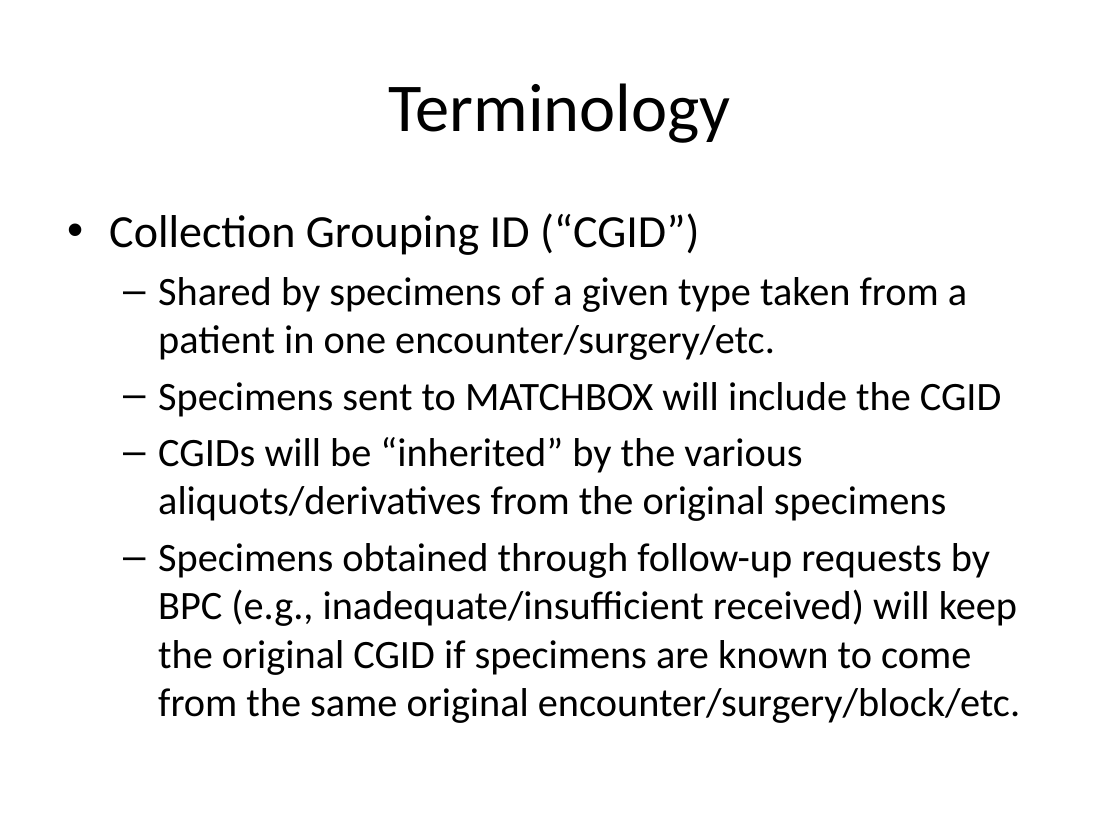
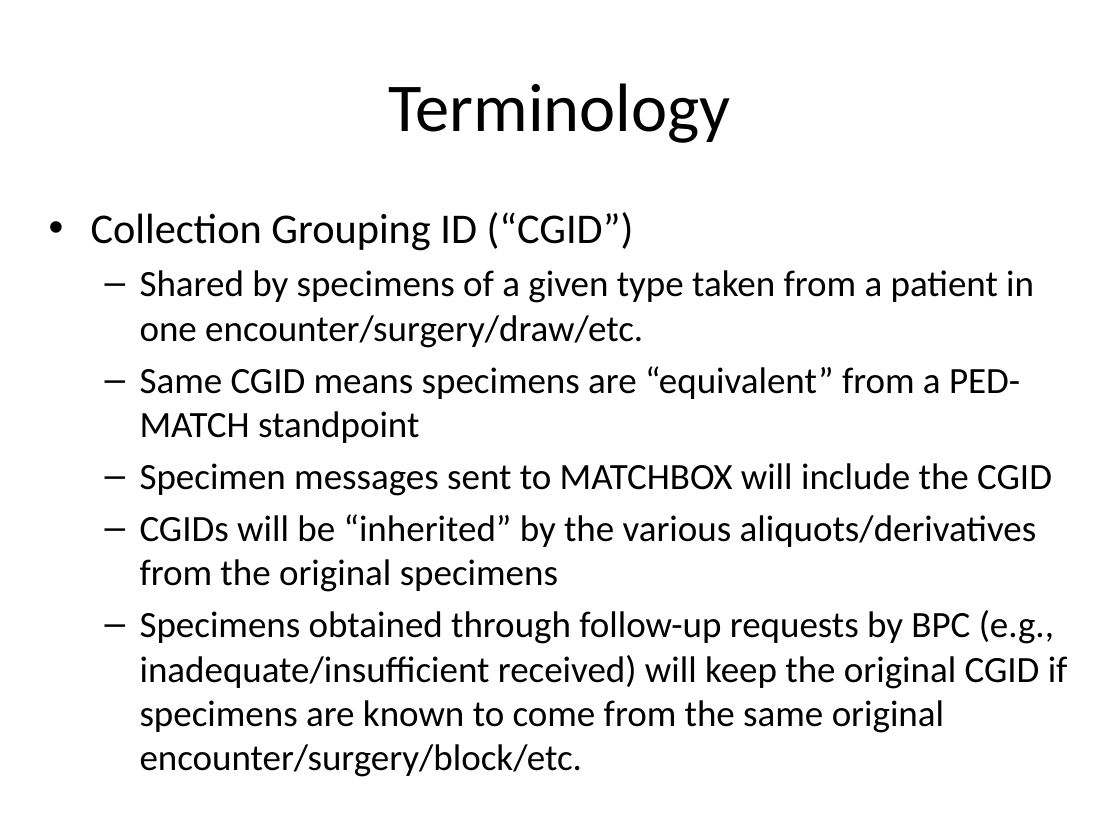
Before and after one commit to NCH-BPC-Informatics/pedmatch-arch-docs, a slide deck: slide 2 of NCH-PEDMATCH - Integration Walkthrough.pptx. Drawn at 1120x840 pixels with LibreOffice and Linux fonts; fonts in the diff are those of the drawing. Boxes give left, top, right and bottom in pixels: in the first picture for what was removed or moved away, otherwise in the second. Text is boxed around its words. In the diff, an @@ line names an element or a change of style, - is before the commit and + after.

Commit message:
Revisions per HLD re: tracking specimen disease status

```diff
--- a/NCH-PEDMATCH - Integration Walkthrough.pptx
+++ b/NCH-PEDMATCH - Integration Walkthrough.pptx
@@ text "Collection Grouping ID (“CGID”)": place and size @@
-text "Collection Grouping ID (“CGID”)" at [109,213,1020,723]
+text "Collection Grouping ID (“CGID”)" at [91,212,1068,733]
@@ text at [91,212,1068,733]: size 29.6 to 27.2 pt in "Collection Grouping ID (“CGID”)"; size 25.9 to 23.8 pt in "CGIDs will be “inherited” by the various ...", "Specimens obtained through follow-up requests by BPC ..." @@
@@ text at [140,270,1052,496]: text changed; size 25.9 to 23.8 pt @@
-  – Shared by specimens of a given type taken from a patient in one encounter/surgery/etc.
-  – Specimens sent to MATCHBOX will include the CGID
+  – Shared by specimens of a given type taken from a patient in one encounter/surgery/draw/etc.
+  – Same CGID means specimens are “equivalent” from a PED-MATCH standpoint
+  – Specimen messages sent to MATCHBOX will include the CGID
```
Also in this commit, not shown: 2 other slides changed, 4 slides added, 4 slides removed, 3 other files.
